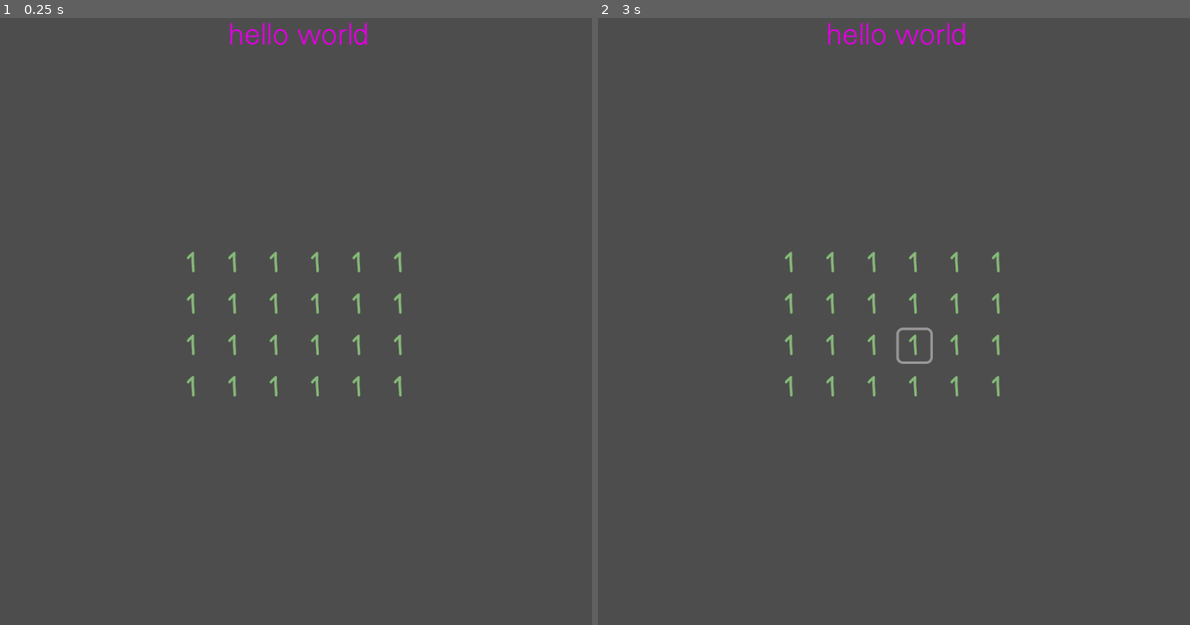
Above: before the commit, frames 1-2 (left to right).
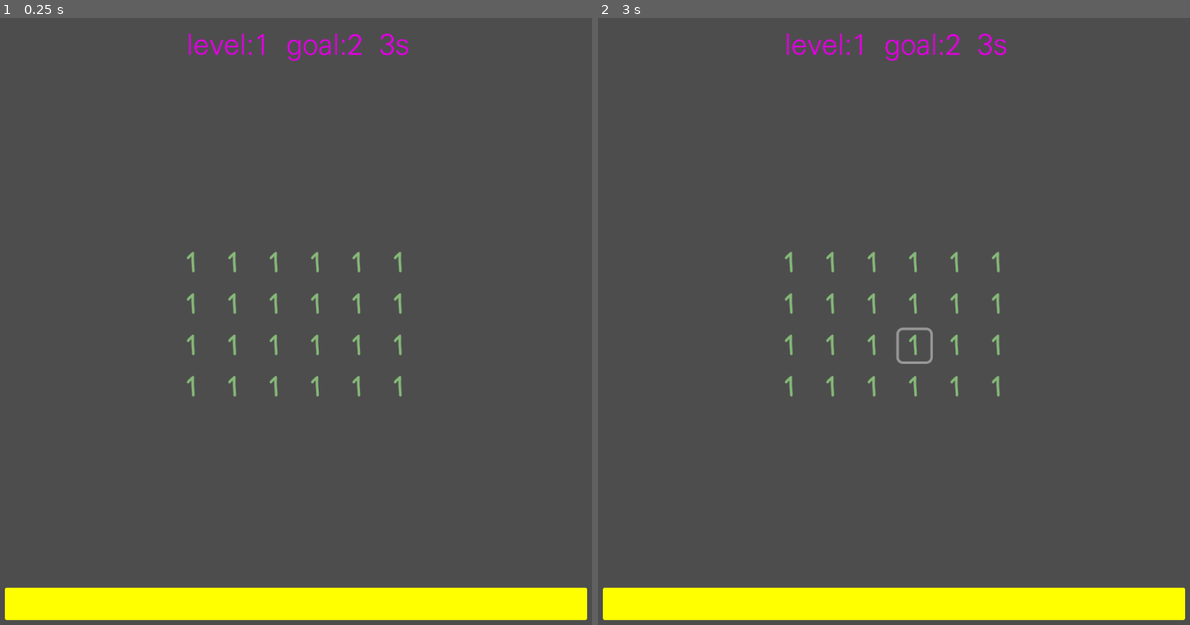
Above: after the commit, the same moments.

Repository: JosePedroDias/merge_or_die
Game: Godot game, scene res://main_scene.tscn
Same seed, same stepped clock (60 frames per second), same inputs: the game is played once before the commit and once after it.
Inputs (mouse positions are in pixels of both pictures, inside the frame that each line leads up to):
- Up to frame 1 (0.25 s): no input
- Up to frame 2 (3 s): tap Enter at 0.5, 2 s; move the mouse to (864, 455) at 0.52 s; click (864, 455) at 0.67 s; tap Space at 1.25, 2.75 s; move the mouse to (1089, 424) at 1.27 s; click (1089, 424) at 1.42 s; move the mouse to (698, 230) at 2.02 s; click (698, 230) at 2.17 s; move the mouse to (923, 327) at 2.77 s; click (923, 327) at 2.92 s

The runs differ from the first frame. In frame 1, 5.8% of the frame differs, in the area x 0-100%, y 0-100%; in frame 2, 5.8%.

Commit message:
basic bar

Diff:
--- a/Scripts/merge_grid.gd
+++ b/Scripts/merge_grid.gd
@@ -15,6 +15,10 @@
 @export var mergeAudio: Node
 @export var mistakeAudio: Node
 @export var penaltyAudio: Node
+
+@export_category("UI")
+@export var label: Label
+@export var bar: Panel
 
 var rng = RandomNumberGenerator.new()
 
@@ -68,7 +72,7 @@
 var bar_left = lvl["penalty_countdown"]
 var fill_left = lvl["fill_countdown"]
 
-func _ready():
+func _ready() -> void:
 	clear_layer(DEFAULT_LAYER)
 
 	for y in rows:
@@ -79,7 +83,10 @@
 			)
 			set_tile_cell(coords, 1) #??
 
-func _process(delta):
+	_update_label()
+	_update_bar(1.0)
+
+func _process(delta: float) -> void:
 	if bar_left - delta <= 0:
 		clear_cells()
 		bar_left = lvl["penalty_countdown"]
@@ -94,7 +101,7 @@
 	else:
 		fill_left -= delta
 
-func set_tile_cell(coords: Vector2i, num: int):
+func set_tile_cell(coords: Vector2i, num: int) -> void:
 	var num_s = "%s" % num
 	set_cell(DEFAULT_LAYER, coords, TILE_SET_ID, CELLS[num_s])
 	var td = get_cell_tile_data(DEFAULT_LAYER, coords, TILE_SET_ID)
@@ -106,32 +113,48 @@
 		return td.get_custom_data('num')
 	return null
 
-func set_highlight(coords: Vector2i, state: bool):
+func set_highlight(coords: Vector2i, state: bool) -> void:
 	clear_layer(HIGHLIGHTS_LAYER)
 	if state:
 		set_cell(HIGHLIGHTS_LAYER, coords, TILE_SET_ID, CELLS["highlight"])
 	else:
 		erase_cell(HIGHLIGHTS_LAYER, coords)
 
-func _validate_coords(coords):
+func _validate_coords(coords: Vector2i) -> bool:
 	var min_x = int(-columns/2.0)
 	var min_y = int(-rows/2.0)
 	var x = coords[0]
 	var y = coords[1]
 	return x >= min_x && x < min_x + columns && y >= min_y && y < min_y + rows
 
-func _input(event: InputEvent):
-	if !(event is InputEventMouseButton) || !event.pressed:
-		return
-
+func _update_label():
+	label.text = "level:%d  goal:%s  %ds" % [1, 2, 3]
+
+
+# r is how full, where 0 is empty
+func _update_bar(r: float) -> void:
+	var w = 900 * r
+	bar.set_size(Vector2(w, 50))
+	var sb = bar.get_theme_stylebox("panel")
+	sb.set("bg_color", Color(1.0, r, 0.0))
+	bar.position.x = 0.0 - w/2.0
+
+	#bar.material.set_
+	# TODO change color and size
+
+func _input(event: InputEvent) -> void:
+	# escape exits the game
+	if event.is_action_pressed("ui_cancel"): get_tree().quit()
+
+	# ignore events from types other than input event
+	if !(event is InputEventMouseButton) || !event.pressed: return
+
+	# convert coords and make sure they're in the board
 	var coord = local_to_map(get_local_mouse_position())
-
-	print(coord)
 	var is_valid = _validate_coords(coord)
-	if !is_valid:
-		print('early abort')
-		return
-
+	if !is_valid: return
+
+	# handle click cell logic
 	if highlighted == null:
 		# first pair click
 		highlighted = coord
@@ -155,12 +178,14 @@
 			v += 1
 			set_tile_cell(coord, v)
 			mergeAudio.play()
+			_update_label()
+			_update_bar(rng.randf())
 		else:
 			# numbers differ, penalize player!
 			mistakeAudio.play()
 			bar_left -= 1.0
 
-func clear_cells():
+func clear_cells() -> void:
 	var positions = get_board_positions()
 	for p in positions:
 		if get_tile_num(p) == null:
@@ -169,7 +194,7 @@
 		if r < 0.25:
 			erase_cell(DEFAULT_LAYER, p)
 
-func fill_empty_cell():
+func fill_empty_cell() -> void:
 	var positions = get_board_positions()
 	var p = positions[ rng.randi_range(0, positions.size()-1) ]
 	set_tile_cell(p, 1)
--- a/main_scene.tscn
+++ b/main_scene.tscn
@@ -40,7 +40,7 @@
 
 [node name="Camera2D" type="Camera2D" parent="."]
 
-[node name="TileMap" type="TileMap" parent="." node_paths=PackedStringArray("fillAudio", "incomingTickAudio", "mergeAudio", "mistakeAudio", "penaltyAudio")]
+[node name="TileMap" type="TileMap" parent="." node_paths=PackedStringArray("fillAudio", "incomingTickAudio", "mergeAudio", "mistakeAudio", "penaltyAudio", "label", "bar")]
 tile_set = SubResource("TileSet_h3ejf")
 rendering_quadrant_size = 64
 format = 2
@@ -56,6 +56,8 @@
 mergeAudio = NodePath("../AudioStreamPlayerMerge")
 mistakeAudio = NodePath("../AudioStreamPlayerMistake")
 penaltyAudio = NodePath("../AudioStreamPlayerPenalty")
+label = NodePath("../UiTopLabel")
+bar = NodePath("../PenaltyBar")
 
 [node name="AudioStreamPlayerFill" type="AudioStreamPlayer" parent="."]
 stream = ExtResource("3_m8s8k")
@@ -77,10 +79,31 @@
 stream = ExtResource("7_oh786")
 volume_db = -13.974
 
-[node name="Label" type="Label" parent="."]
-offset_left = -105.0
-offset_top = -471.0
-offset_right = 114.0
-offset_bottom = -425.0
+[node name="UiTopLabel" type="Label" parent="."]
+anchors_preset = 8
+anchor_left = 0.5
+anchor_top = 0.5
+anchor_right = 0.5
+anchor_bottom = 0.5
+offset_left = -106.0
+offset_top = -455.0
+offset_right = 113.0
+offset_bottom = -409.0
+grow_horizontal = 2
+grow_vertical = 2
 text = "hello world"
 label_settings = SubResource("LabelSettings_3bsop")
+horizontal_alignment = 1
+
+[node name="PenaltyBar" type="Panel" parent="."]
+anchors_preset = 8
+anchor_left = 0.5
+anchor_top = 0.5
+anchor_right = 0.5
+anchor_bottom = 0.5
+offset_left = -448.0
+offset_top = 406.0
+offset_right = 452.0
+offset_bottom = 456.0
+grow_horizontal = 2
+grow_vertical = 2
